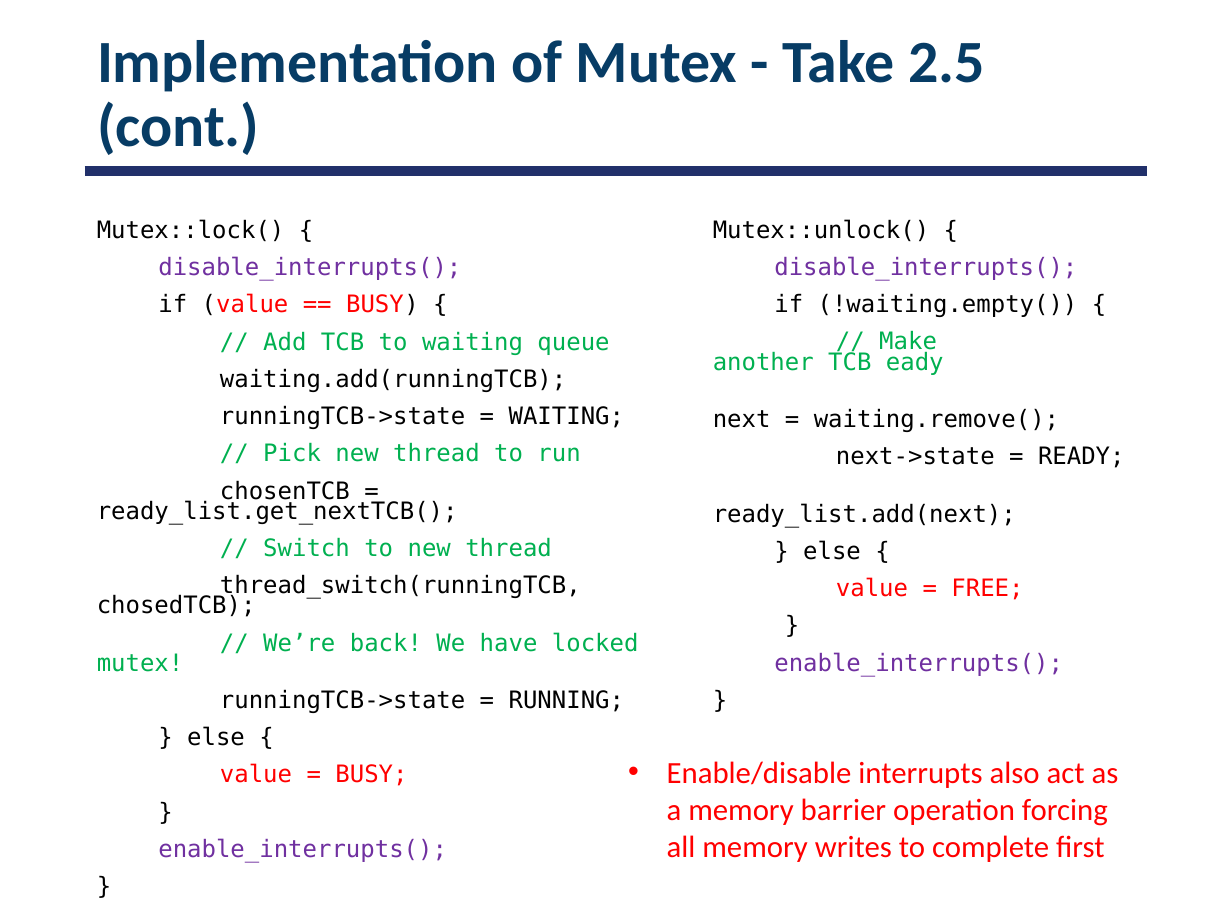
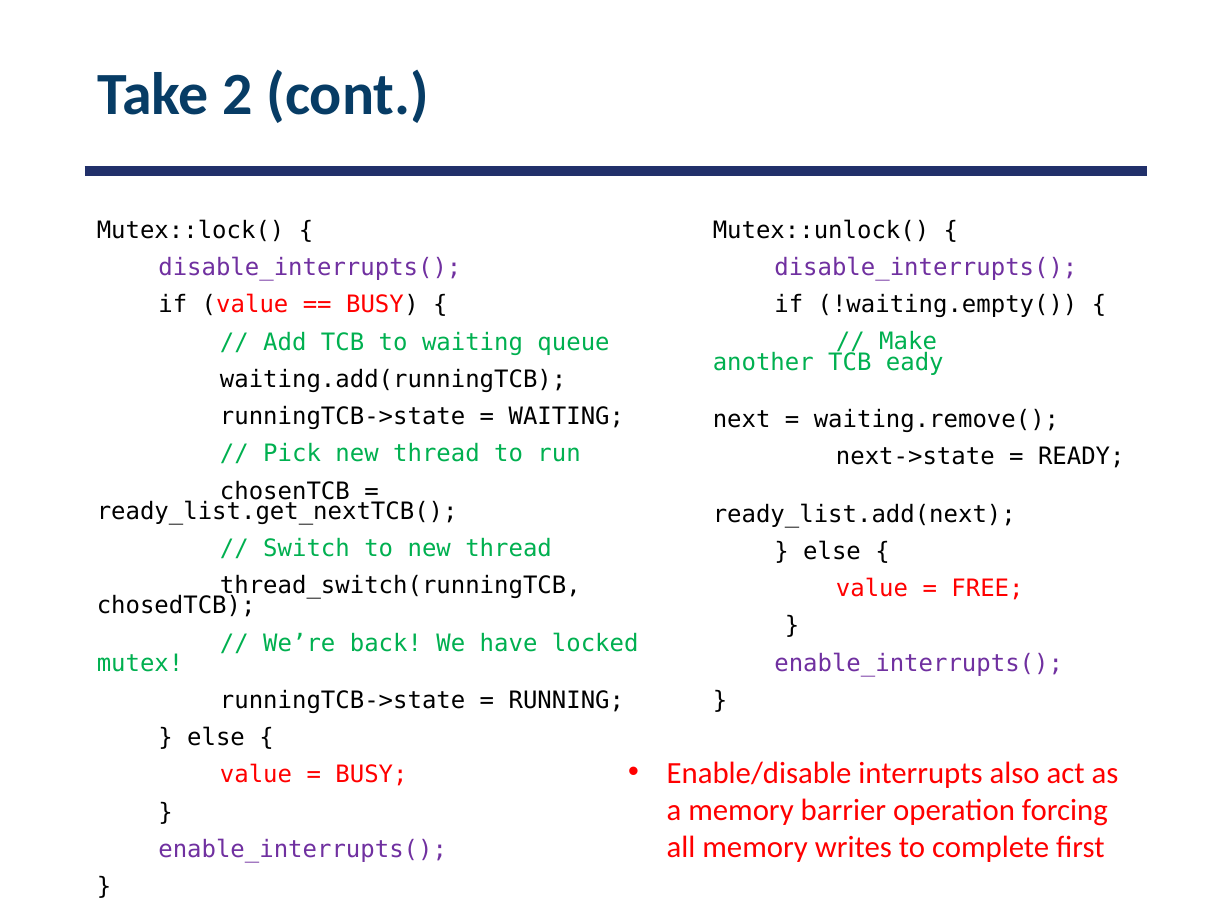
Before and after one commit to smajidzahedi/ECE350, a slide deck: slide 36 of Lectures/03-multithreaded.pptx (slide 27 before the commit). Drawn at 1232x924 pixels with LibreOffice and Linux fonts; fonts in the diff are those of the drawing. Boxes give left, top, right and bottom in pixels: in the first picture for what was removed or moved away, otherwise in the second. Text is boxed around its words. In the diff, an @@ line names an element or a change of style, - is before the commit and + after.

```diff
--- a/Lectures/03-multithreaded.pptx
+++ b/Lectures/03-multithreaded.pptx
@@ title at bbox=[97, 69, 429, 123]: text changed @@
-Implementation of Mutex - Take 2.5 (cont.)
+Take 2 (cont.)
```
Also in this commit, not shown: 14 other slides changed, 8 slides added, 1 other file.
